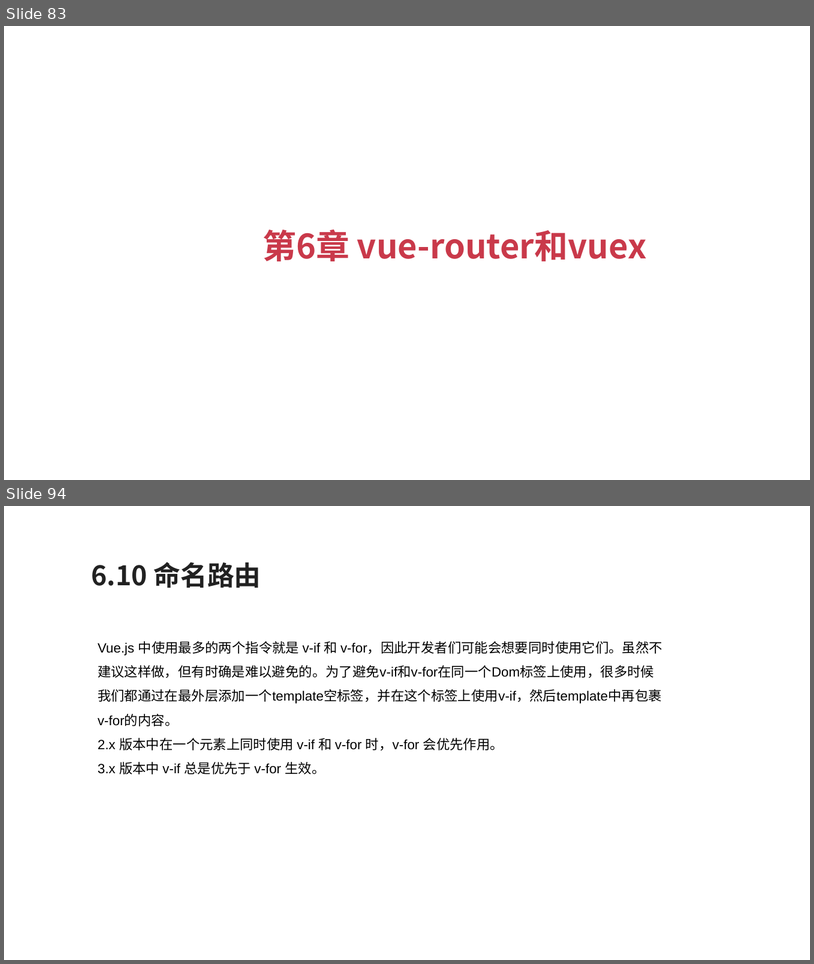
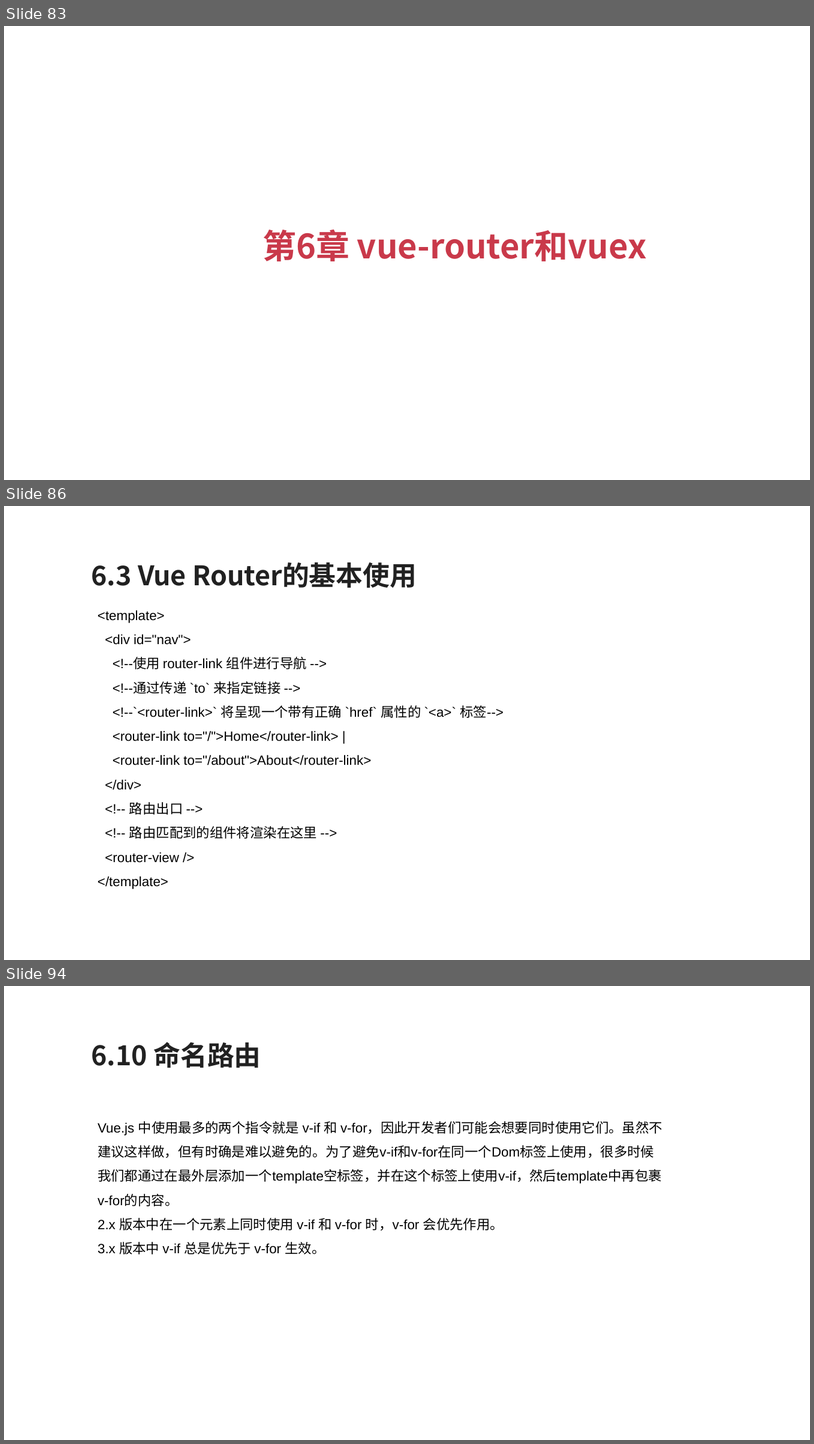
Before and after one commit to zouyujie/vue3_book_codes, a slide deck: Vue3+TypeScript开发指南.pptx. Shown one above the other, each under a label of ours: slides 83 and 94 before the commit, slides 83, 86 and 94 after it; the slides between them are not shown. The pictures are 814x964 and 814x1444 pixels, drawn with LibreOffice and Linux fonts; fonts in the diff are those of the drawing. Boxes give left, top, right and bottom in pixels: in the first picture for what was removed or moved away, otherwise in the second. Text is boxed around its words. In the diff, an @@ line names an element or a change of style, - is before the commit and + after.

```diff
--- a/Vue3+TypeScript开发指南.pptx
+++ b/Vue3+TypeScript开发指南.pptx
@@ slide 86 added at bbox=[4, 506, 810, 960], background #FFFFFF @@
@@ text added at bbox=[92, 562, 417, 588], 24 pt, text #212121, bold @@
+6.3 Vue Router的基本使用
@@ text added at bbox=[98, 610, 504, 889], 12 pt, text #000000 @@
+<template>
+<div id="nav">
+<!--使用 router-link 组件进行导航 -->
+<!--通过传递 `to` 来指定链接 -->
+<!--`<router-link>` 将呈现一个带有正确 `href` 属性的 `<a>` 标签-->
+<router-link to="/">Home</router-link> |
+<router-link to="/about">About</router-link>
+</div>
+<!-- 路由出口 -->
+<!-- 路由匹配到的组件将渲染在这里 -->
+<router-view />
+</template>
```
Also in this commit, not shown: 3 slides changed, 49 other slides added, 49 slides removed.
